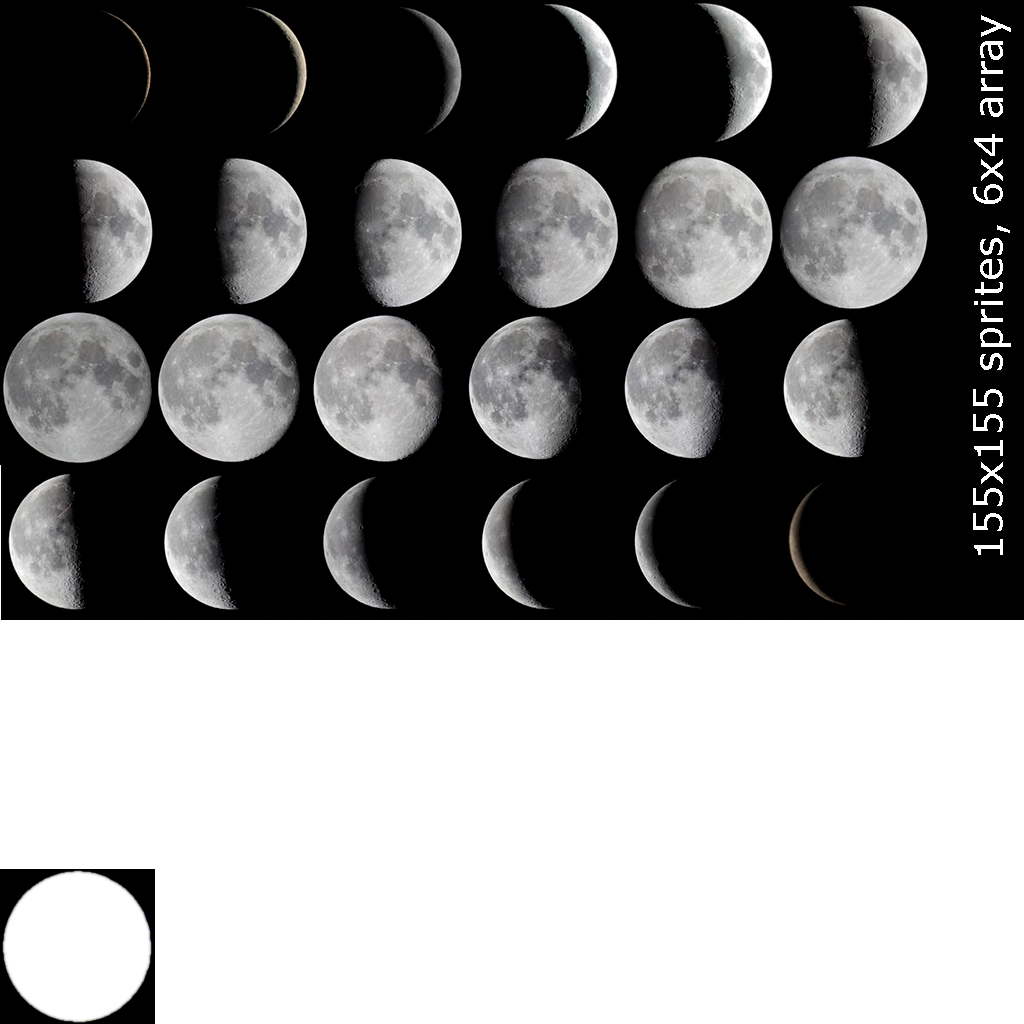
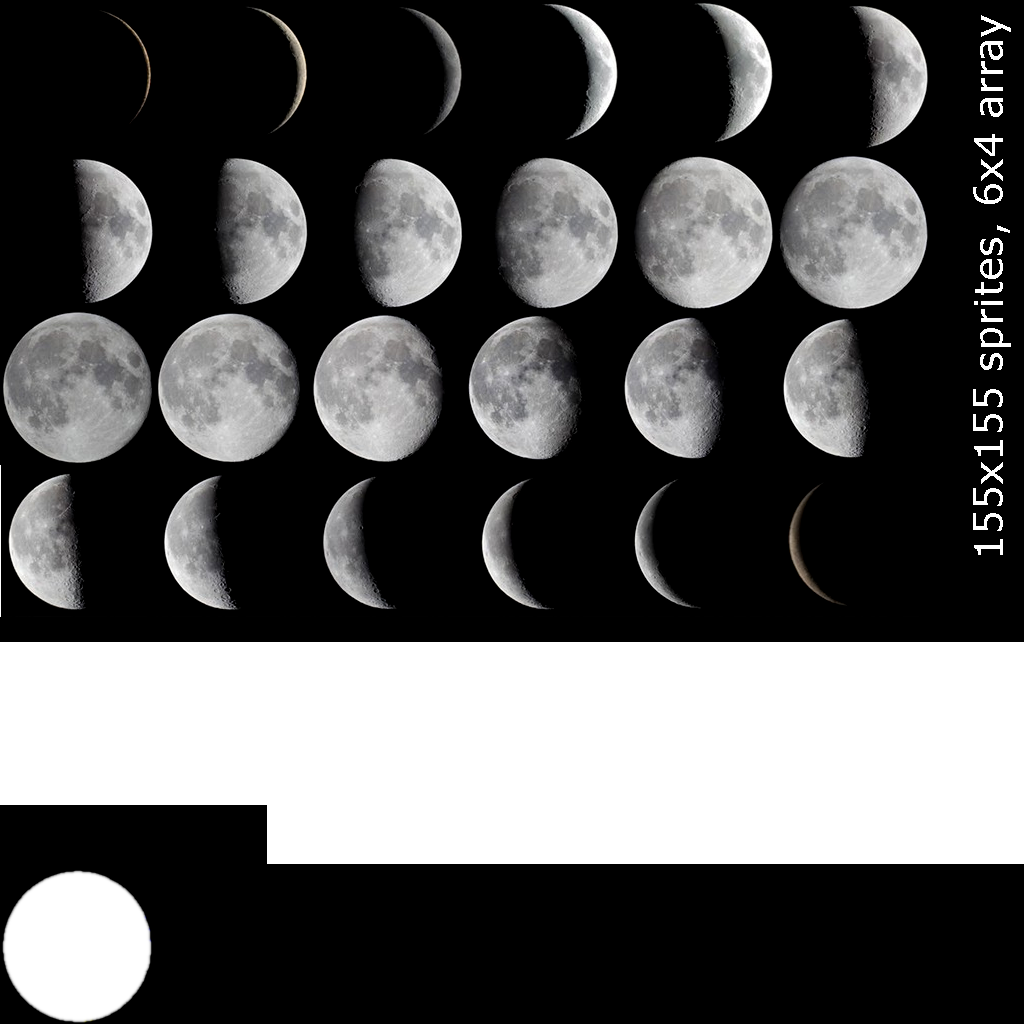
Two versions of the same layered image (1024 x 1024). Layer-by-layer changes:
painted on "Background" over [0, 617, 1024, 1024]
